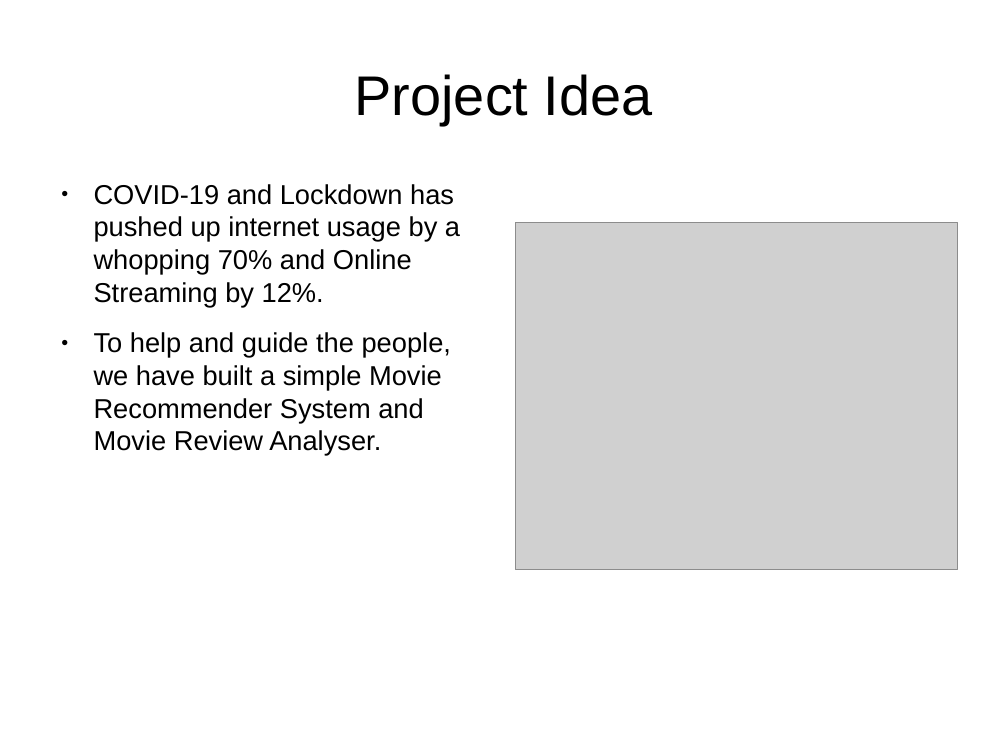
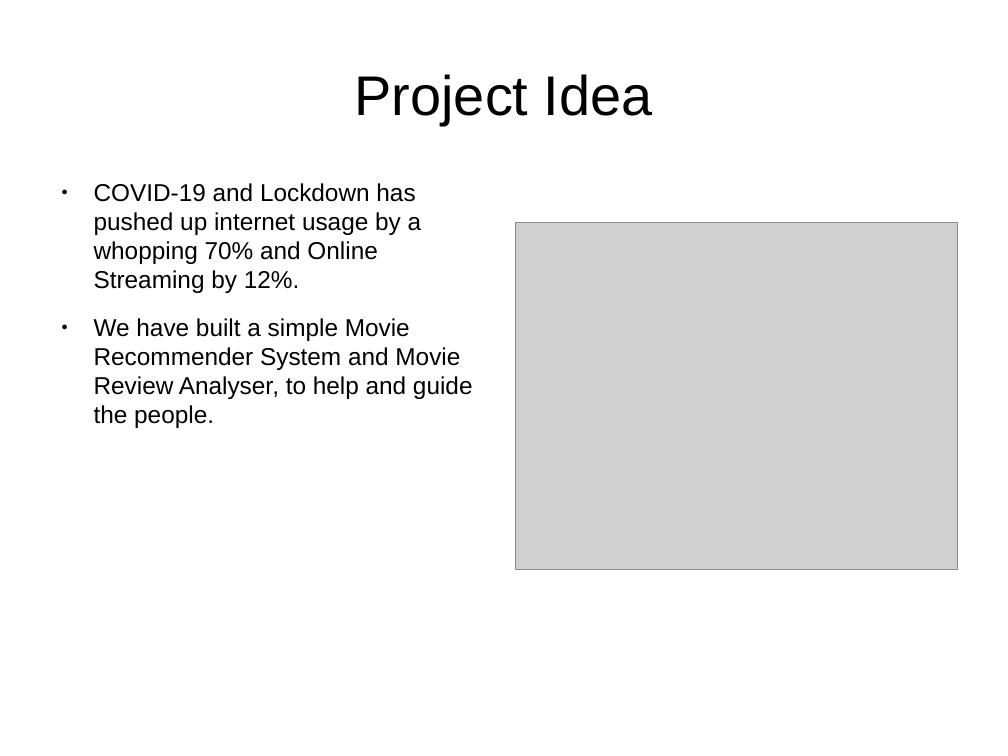
Before and after one commit to SaishaShetty/Machines-and-Sentiments, a slide deck: slide 7 of Project PPT.pptx. Drawn at 1008x756 pixels with LibreOffice and Linux fonts; fonts in the diff are those of the drawing; grey boxes stand for pictures; background and template pictures are left out. Boxes give left, top, right and bottom in pixels: in the first picture for what was removed or moved away, otherwise in the second. Text is boxed around its words. In the diff, an @@ line names an element or a change of style, - is before the commit and + after.

```diff
--- a/Project PPT.pptx
+++ b/Project PPT.pptx
@@ text at box(94, 183, 422, 293): size 21.4 to 19.2 pt in "COVID-19 and Lockdown has pushed up internet ..." @@
@@ text at box(94, 318, 473, 428): text changed; size 21.4 to 19.2 pt @@
-● To help and guide the people, we have built a simple Movie Recommender System and Movie Review Analyser.
+● We have built a simple Movie Recommender System and Movie Review Analyser, to help and guide the people.
```
Also in this commit, not shown: 7 other slides changed.
